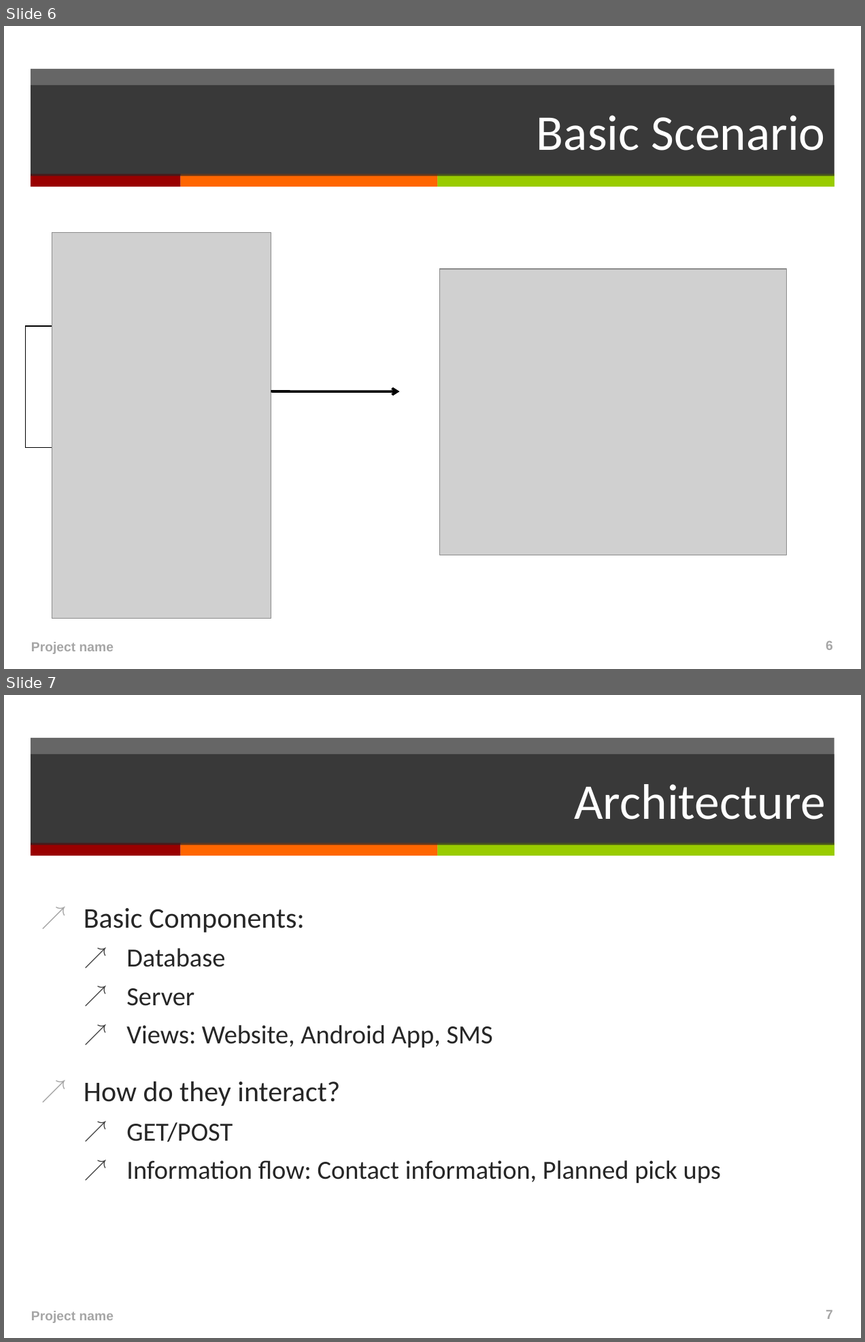
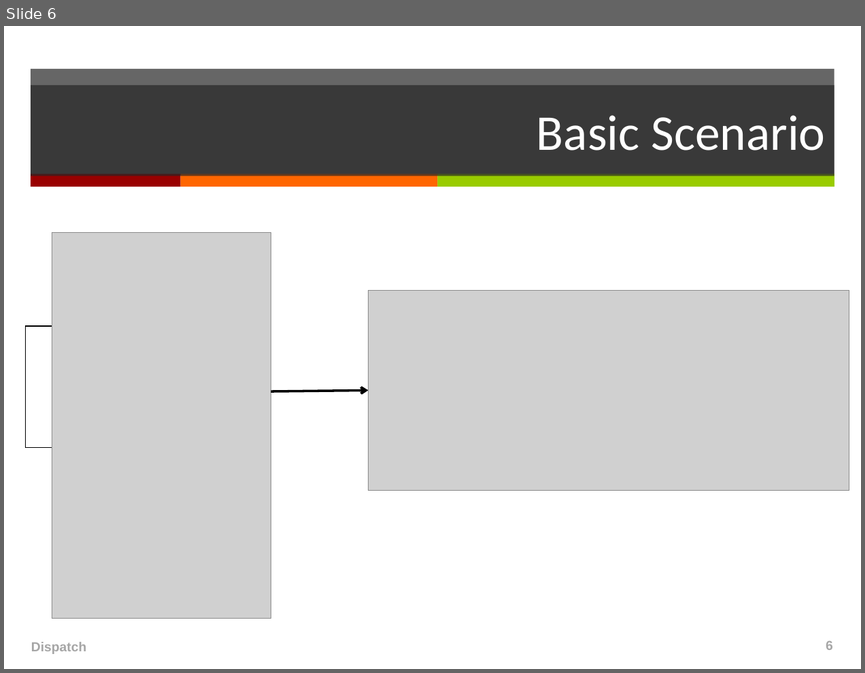
Before and after one commit to japacible/milk-banking-dispatch, a slide deck: presentations/presentation-draft-due-3-6.ppt. Shown one above the other, each under a label of ours: slides 6 and 7 before the commit, slide 6 after it. The pictures are 865x1342 and 865x673 pixels, drawn with LibreOffice and Linux fonts; fonts in the diff are those of the drawing; grey boxes stand for pictures. Boxes give left, top, right and bottom in pixels: in the first picture for what was removed or moved away, otherwise in the second. Text is boxed around its words. In the diff, an @@ line names an element or a change of style, - is before the commit and + after.

```diff
--- a/presentations/presentation-draft-due-3-6.ppt
+++ b/presentations/presentation-draft-due-3-6.ppt
@@ slide 7 removed at (4,695,861,1338), background #FFFFFF; not listed: 4 template elements that a slide beside it also shows @@
@@ title removed at (31,754,834,845) @@
-Architecture
@@ text removed at (84,908,721,1183) @@
-↗ Basic Components:
-  ↗ Database
-  ↗ Server
-  ↗ Views: Website, Android App, SMS
-↗ How do they interact?
-  ↗ GET/POST
-  ↗ Information flow: Contact information, Planned pick ups
@@ text removed at (31,1310,113,1323) @@
-Project name
@@ page number removed at (825,1310,833,1319) @@
-7
@@ slide 6 changed as well @@
@@ picture: place and size @@
-picture at (439,269,786,554)
+picture at (368,290,849,490)
@@ arrow moved from (271, 391) - (400, 391) to (271, 391) - (368, 390) @@
@@ text at (31,641,86,654): text changed @@
-Project name
+Dispatch
```
Also in this commit, not shown: 6 other slides changed, 3 slides added, 2 other slides removed, 2 other files.
